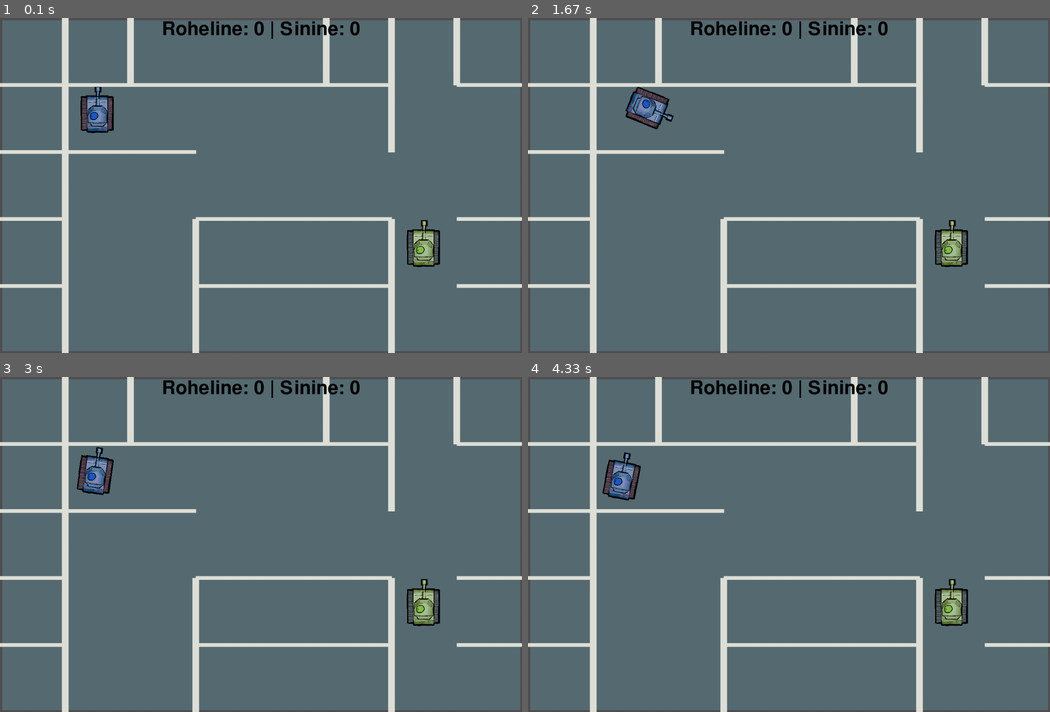
Above: before the commit, frames 1-4 (two rows, left to right).
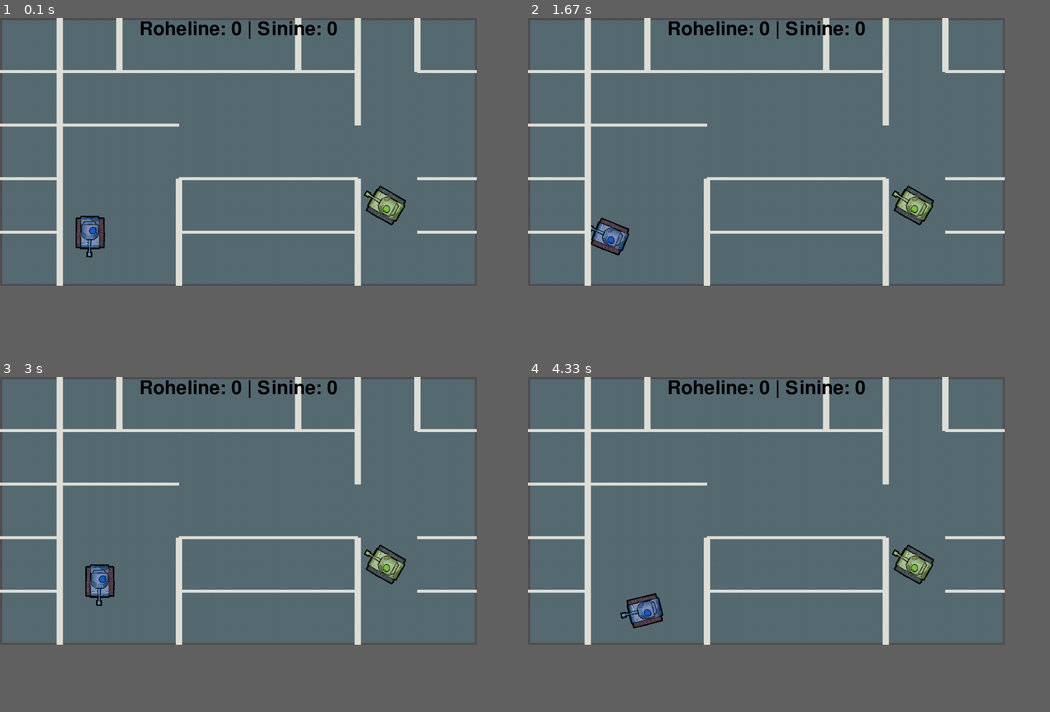
Above: after the commit, the same moments.

Repository: Last-Name-Dude/tank-treads-pygame
Game: pygame game, started from start.py
Same seed, same stepped clock (60 frames per second), same inputs: the game is played once before the commit and once after it.
Inputs:
- Up to frame 1 (0.1 s): no input
- Up to frame 2 (1.67 s): hold Right 0.33-0.8 s; hold Up 0.83-1.13 s; hold Right 1.17-1.63 s
- Up to frame 3 (3 s): hold Left 1.67-2.2 s; hold Down 2.23-2.53 s; hold Left 2.57-2.97 s
- Up to frame 4 (4.33 s): hold Up 3-3.37 s; hold Right 3.4-4.03 s; hold Down from 4.07 s (still down)
In our replay, the window is 900x578 before the commit and 822x462 after it. These sizes can differ from the game's own. Grey fills any space a smaller window leaves; there, only what the larger window draws over its background counts as a difference.

The runs differ from the first frame. In frame 1, 16% of the frame differs, in the area x 0-100%, y 0-100%; in frame 2, 16%; in frame 3, 16%; in frame 4, 16%.

Commit message:
Lisain veel kommentaare ja parandasin asju Nüüd fullscreen Kuuli haihtumisel tekib väike efekt

Diff:
--- a/collision.py
+++ b/collision.py
@@ -3,7 +3,7 @@
 
 def update_rect(lai,pikk,nurk,pos):
     """
-    Tagastab parameetritele vastava ristküliku nurkade punktid
+    Tagastab parameetritele vastava ristküliku nurkade otspunktid
     """
     j = Vector2(sin(nurk/180*pi), cos(nurk/180*pi))
     i = j.rotate(90)
--- a/particles.py
+++ b/particles.py
@@ -4,11 +4,13 @@
 
 puff_img = pg.transform.scale(pg.image.load("puff.png"),(150,150))
 
-#See on maha vehitud ja muudetud selle põhjalt https://github.com/kidscancode/pygame_tutorials/blob/master/examples/particle%20demo.py
+#Allpool on tehtud selle põhjalt https://github.com/kidscancode/pygame_tutorials/blob/master/examples/particle%20demo.py
+#Moditud vastavalt vajadusele
 class Particle(pg.sprite.Sprite):
-    def __init__(self, groups, image, pos, lifetime=500, fade_start=10):
+    def __init__(self, groups, image, pos, scale=1, lifetime=500, fade_start=10):
         pg.sprite.Sprite.__init__(self, groups)
-        self.image = image.copy()
+        self.scale = scale
+        self.image = pg.transform.scale_by(image.copy(),self.scale)
         self.pos = pg.Vector2(pos)
         self.rect = self.image.get_rect()
         self.rect.center = self.pos
@@ -17,6 +19,7 @@
         self.fade_start = fade_start
 
     def update(self, dt):
+        """Kutsume välja funktsioonid spraidi manipuleerimiseks ja uuendame selle vanust"""
         self.shrink()
         self.fade()
         self.rect.center = self.pos
@@ -33,8 +36,7 @@
                 ratio = 1
             if ratio > 1:
                 ratio = 1
-            scale = 1 - ratio
-            self.image = pg.transform.rotozoom(puff_img.copy(), 0, ratio)
+            self.image = pg.transform.scale_by(puff_img.copy(),ratio*self.scale)
             self.rect = self.image.get_rect()
             self.rect.center = self.pos
 
@@ -56,5 +58,5 @@
     #Tagastab sprite grupi, kuhu see programm hakkab sprite sisse toppima kui kutsutakse välja alljärgnev funktsioon
     return (all_sprites)
 
-def puff(surf, pos, radius, scale):
-    Particle(all_sprites, puff_img, pos)
+def puff(surf, pos, scale):
+    Particle(all_sprites, puff_img, pos, scale)
--- a/start.py
+++ b/start.py
@@ -2,29 +2,31 @@
 from math import *
 import collision
 import particles
-from random import randint
-from random import uniform
+from random import randint, uniform, choice
 #Silver Erm ja Priit Laidma
 
 pg.init()
 
-# screen = pg.display.set_mode((0, 0), pg.FULLSCREEN)
-screen_w = 1400
-screen_h = 900
-screen = pg.display.set_mode((screen_w, screen_h))
-bilt_layer = pg.Surface((screen_w,screen_h))
-
-green_tank_img = pg.transform.scale(pg.image.load("roheline_tank.png"),(150,150))
-blu_tank_img = pg.transform.scale(pg.image.load("sinine_tank.png"),(150,150))
+
+screen = pg.display.set_mode((0, 0), pg.FULLSCREEN) #ekraan
+#screen = pg.display.set_mode((1400, 900))
+
+screen_w = screen.get_width()
+screen_h = screen.get_height()
+
+bilt_layer = pg.Surface((screen_w,screen_h)) #kiht, kuhu joonistame asju. Seda selleks, et ekraani saaks hiljem väristada
+
+green_tank_img = pg.transform.scale(pg.image.load("roheline_tank.png"),(1024,1024))
+blu_tank_img = pg.transform.scale(pg.image.load("sinine_tank.png"),(1024,1024))
 
 def shooting_anim():
     for i in range(40):
         i = i//2
         if i < 10:
             i = "0" + str(i)
-        yield(pg.transform.scale(pg.image.load(f"shooting_anim/frame00{i}.png"),(150,150)))
+        yield(pg.transform.scale(pg.image.load(f"shooting_anim/frame00{i}.png"),(1024,1024)))
     while True:
-        yield(pg.transform.scale(pg.image.load(f"shooting_anim/frame0000.png"),(150,150)))
+        yield(pg.transform.scale(pg.image.load(f"shooting_anim/frame0000.png"),(1024,1024)))
 
 # skooriloenduri font
 try:
@@ -49,13 +51,12 @@
 class Tank:
     """
     Kuna tahame, et ekraanil oleks mitu tanki loome tanki klassi
-    attributes:
     pos on tanki asukoht
     angle on tanki nurk
-    vektor on tanki sihivektor
+    vector on tanki sihivektor
     binds on järjend, kus on sees tanki juhtimiseks vajalikud nupud nt: [key_w,key_a,key_s,key_d,key_space], kus viimane on tulistamiseks ja ülejäänud liikumiseks
     """
-    delay = 0
+    delay = 0 #kui tank tulistab, on viivitus enne mida ta uuesti tulistada ei saa
     vel = pg.Vector2(0,0) #kiirus
     ang_vel = 0 #nurkkiirus
     def __init__(self,pos,angle,vector,binds):
@@ -63,11 +64,11 @@
         self.angle = angle
         self.vector = vector
         self.binds = binds
-        self.points = collision.update_rect(80*s,100*s,self.ang_vel + self.angle,self.pos + self.vel)
+        self.points = collision.update_rect(90*s,100*s,self.angle,self.vel)
         self.hp = 2
 
     def update(self, dt):
-        self.points = collision.update_rect(80*s,100*s,self.ang_vel + self.angle,self.pos + self.vel)
+        self.points = collision.update_rect(90*s,100*s,self.ang_vel + self.angle,self.pos + self.vel)
         self.vector.xy = sin(self.angle/180*pi), cos(self.angle/180*pi)
         if self.delay > 0:
             self.delay -= 100*dt
@@ -91,8 +92,8 @@
         if keys[self.binds[4]] and self.delay <= 0:
             kuuli_algpunkt = pg.Vector2(self.pos[:])
             kuuli_algvektor = pg.Vector2(self.vector[:])
-            kuuli_algpunkt -= kuuli_algvektor*80*s #offset, et näeks välja nagu kuul tuleks torust
-            bullets.append(bullet(kuuli_algpunkt,kuuli_algvektor,bullet_time,self)) #asukoht, sihivektor ja eluaeg
+            kuuli_algpunkt -= kuuli_algvektor*70*s #offset, et näeks välja nagu kuul tuleks torust
+            bullets.append(bullet(kuuli_algpunkt,kuuli_algvektor,bullet_time,self)) #asukoht, sihivektor ja eluaeg ning kes tulistas
             self.delay = 125
             self.shooting_anim = shooting_anim()
 
@@ -105,7 +106,7 @@
         transform_bilt_center(surf, img, self.pos, self.angle, self.vector)
 
 class bullet:
-    def __init__(self,pos,vec,time,owner):
+    def __init__(self,pos,vec,time,owner): #asukoht, sihivektor ja eluaeg ning kes tulistas
         self.pos = pos
         self.vec = vec
         self.time = time
@@ -132,23 +133,25 @@
 
 def transform_bilt_center(surf, img, pos, angle, vec):
     """selle funktsiooniga manipuleerime pilte nende nurga ja positsiooni põhjal, ilma neid moonutamata"""
-    rotated = pg.transform.rotate(pg.transform.scale_by(img,s),angle)
+    rotated = pg.transform.rotate(pg.transform.scale_by(img,s/7),angle)
     e = pg.Vector2()
-    e.x = pos.x - (rotated.get_rect()[3])/2 - vec.x * 30 * s
-    e.y = pos.y - (rotated.get_rect()[2])/2 - vec.y * 30 * s
+    e.x = pos.x - (rotated.get_rect()[3])/2 - vec.x * 18 * s
+    e.y = pos.y - (rotated.get_rect()[2])/2 - vec.y * 18 * s
     surf.blit(rotated, e)
 
 def map_generator(nr):
+    """see funktsioon loeb maps kaustast suvalise tekstifaili ja selle põhjal konstrueerib kaardi, mille peal mängitakse"""
     ret_dobjects = [] #destructable objects. Seinad, mida saab lõhkuda.
     ret_objects = [] #objektide kogum. Olgu selleks välisääre seinad
     ret_spawnpoints = []
     with open("maps/map_0" + str(nr) +".txt") as f: gamemap = [i.strip() for i in f.readlines()]
 
-    ret_s = 8/max([len(list(gamemap[0]))/2,len(gamemap)]) #väga oluline muutuja. Skaleerib kõike mängus
+    ret_s = 8/max([len(list(gamemap[0]))/2,len(gamemap)])*screen_w/1400 #väga oluline muutuja. Skaleerib kõike mängus
 
     scale_w = screen_w/(len(list(gamemap[0]))/2+0.5)
     scale_h = screen_h/(len(gamemap)+1)
 
+    #Allpool olev tsükel lisab vastavalt tähemärgile objektide järjendisse seina, kui täht on b, ja tanki potentsiaalse tekkekoha, kui on s
     for line,i in zip(gamemap,range(len(gamemap))):
         for item,j in zip(list(line),range(len(list(line)))):
             if item == "-":
@@ -161,6 +164,7 @@
                 else:
                     ret_dobjects.append(Wall(scale_w,scale_h/10,0,pg.Vector2(j/2*scale_w+scale_w/2,i*scale_h+scale_h),"#dfe0d9"))
 
+    #Välised seinad, mida lõhkuda ei saa
     ret_objects.append(Wall(screen_w,10,0,pg.Vector2(screen_w/2,0),"#514f51"))
     ret_objects.append(Wall(screen_w,10,0,pg.Vector2(screen_w/2,screen_h),"#514f51"))
     ret_objects.append(Wall(10,screen_h,0,pg.Vector2(0,screen_h/2),"#514f51"))
@@ -179,13 +183,15 @@
 timeout = False
 reset = True
 
+r_toggle = False
+
 timeout_time = 0
 
 particuls = particles.particles_initalize()
 
 while running:
     if timeout:
-        #Kui tank ära sureb, on ~3 sekundiline ajavahemik, mil ta peab elus püsima, et punkti saada
+        #Kui tank ära sureb, on ~3 sekundiline ajavahemik, mil vastastank peab elus püsima, et punkti saada
         timeout_time -= 1*dt
         if timeout_time <= 0:
             reset = True
@@ -201,9 +207,12 @@
         print(f"Tank 1 skoor (roheline) : {tank1_skoor} | Tank 2 skoor (sinine): {tank2_skoor}")
         bullets = []
         objects,dobjects,spawnpoints,s = map_generator(randint(1,5))
-        spawn_choice = randint(0,1)
-        tank1 = Tank(spawnpoints[spawn_choice], 0, pg.Vector2(), [pg.K_w, pg.K_a, pg.K_s, pg.K_d, pg.K_SPACE])
-        tank2 = Tank(spawnpoints[spawn_choice - 1], 0, pg.Vector2(), [pg.K_UP, pg.K_LEFT, pg.K_DOWN, pg.K_RIGHT, pg.K_RCTRL])
+
+        spawn_choice = choice(spawnpoints) #võimalikest tekkekohtadest valitakse üks
+        tank1 = Tank(spawn_choice, choice([i*60 for i in range(6)]), pg.Vector2(), [pg.K_w, pg.K_a, pg.K_s, pg.K_d, pg.K_SPACE])
+        spawnpoints.remove(spawn_choice) #et tankid üksteise otsa ei tekiks
+        tank2 = Tank(choice(spawnpoints), choice([i*60 for i in range(6)]), pg.Vector2(), [pg.K_UP, pg.K_LEFT, pg.K_DOWN, pg.K_RIGHT, pg.K_RCTRL])
+
         tanklist = [tank1,tank2]
         scaled_bullet_speed = bullet_speed*s
         scaled_tank_speed = tank_speed*s
@@ -213,11 +222,23 @@
     for event in pg.event.get():
         if event.type == pg.QUIT:
             running = False
+        if event.type == pg.KEYDOWN:
+            if event.key == pg.K_ESCAPE:
+                running = False
+
 
     #kirjutab kogu ekraani üle
     bilt_layer.fill("#576b72")
 
     keys = pg.key.get_pressed() #nupud
+
+    if keys[pg.K_r] and keys[pg.K_LCTRL]: #Vajutades klahvikombinatsiooni saab uuesti mängu laadida
+        if r_toggle:
+            reset = True
+            r_toggle = False
+    else:
+        r_toggle = True
+
 
     #Kutsume välja igale tankile vastavad funktsioonid
     if tank1 is not None:
@@ -273,9 +294,9 @@
                     dobjects.remove(obj)
 
         for t in tanklist:
-            if collision.check_circ_rect(b.pos, b.radius, collision.update_rect(100, 80, t.angle, t.pos))[0]:
+            if collision.check_circ_rect(b.pos, b.radius, t.points)[0]:
                 print("Hit!")
-                particles.puff(bilt_layer, b.pos, 1, 1) #Kui tank pihta saab tekitab suitsupilve
+                particles.puff(bilt_layer, b.pos, s) #Kui tank pihta saab tekitab suitsupilve
                 shake = offset(1,20, 1, dt)
                 t.hp -= 1
                 timeout_time = 3 #Iga kord kui keegi pihta saab siis timeout-i taimer alustab otsast
@@ -287,9 +308,10 @@
 
         b.pos -= b.vec * dt * scaled_bullet_speed
         b.time -= dt * 10
-        b.radius = (bullet_r*0.2*b.time/bullet_time + 0.8*bullet_r)*s
+        b.radius = (bullet_r*0.2*b.time/bullet_time + 0.8*bullet_r)*s #kuuli raadius kahane aja jooksul
         if b.time <= 0:
             bullets.remove(b)
+            particles.puff(bilt_layer, b.pos, s*0.4)
 
     particuls.update(dt)
     particuls.draw(bilt_layer)
Not shown, changed: README
